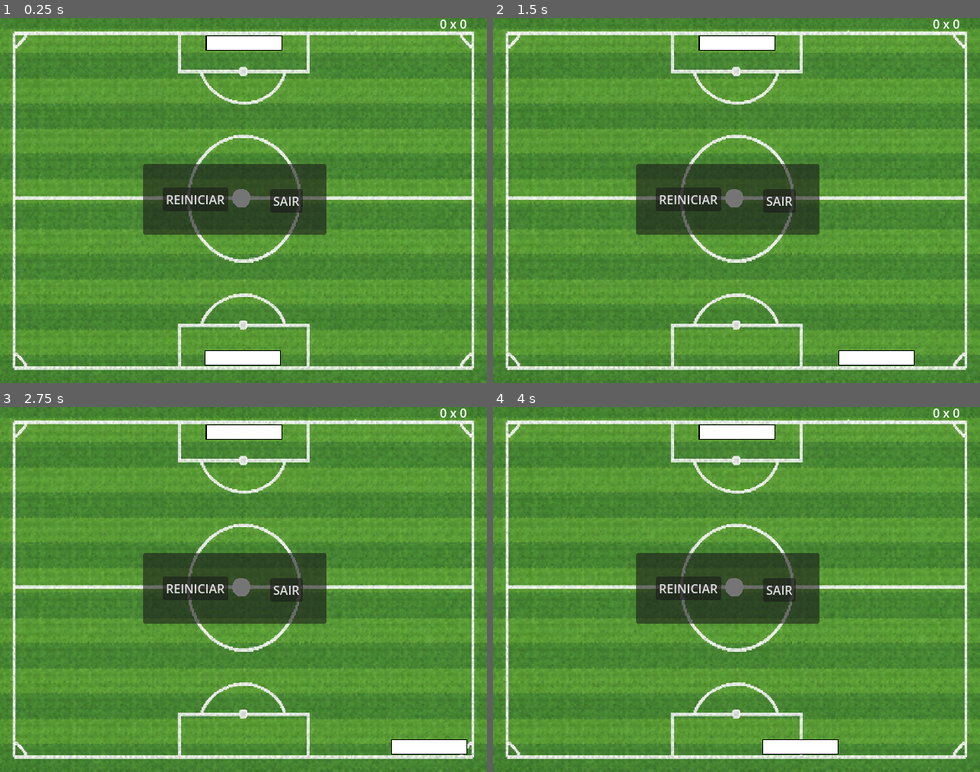
Above: before the commit, frames 1-4 (two rows, left to right).
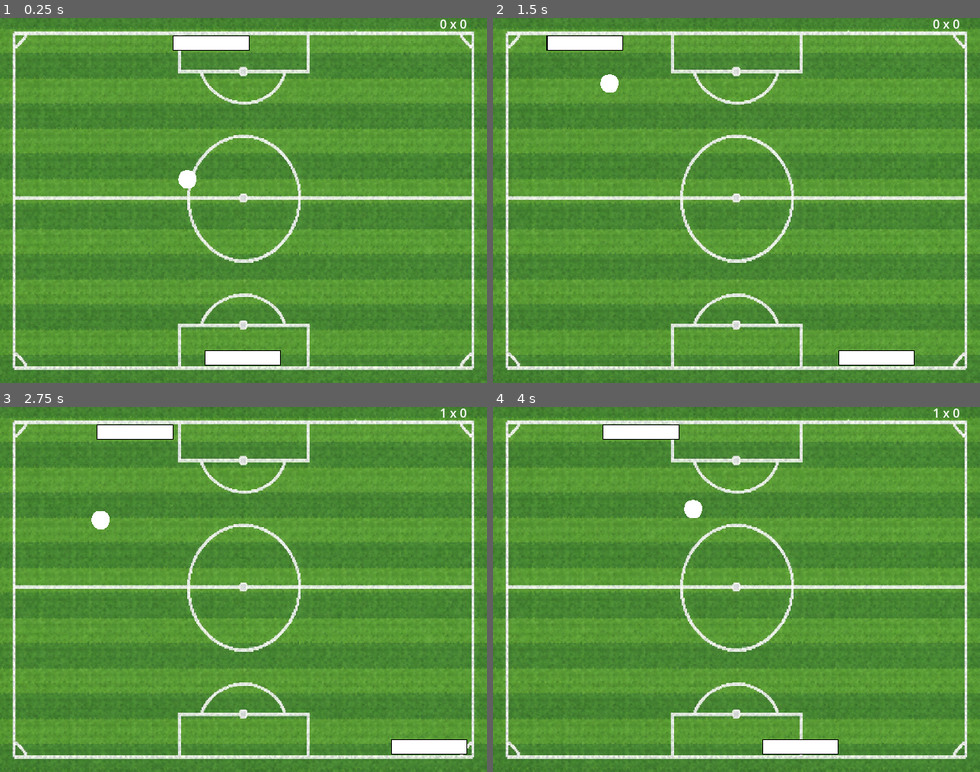
Above: after the commit, the same moments.

Repository: fabiolrodriguez/pong
Game: Godot game, scene res://pong.tscn
Two runs of this game, one before a commit and one after it. Both use one fixed random seed, a clock stepped at 60 frames per second and the inputs below.
Inputs:
- Up to frame 1 (0.25 s): no input
- Up to frame 2 (1.5 s): hold Right (ui_right) 0.53-1.28 s; hold Left (ui_left) from 1.28 s (still down)
- Up to frame 3 (2.75 s): release Left (ui_left) at 2.03 s; hold Right (ui_right) from 2.03 s (still down)
- Up to frame 4 (4 s): release Right (ui_right) at 3.53 s; hold Left (ui_left) from 3.53 s (still down)

The runs differ from the first frame. In frame 1, 7.8% of the frame differs, in the area x 29-68%, y 4-60%; in frame 2, 8.7%; in frame 3, 8.8%, in the area x 18-92%, y 0-60%; in frame 4, 8.8%.
Error before the commit: Parse Error: Function "atualizar_placar" has the same name as a previously declared function. (res://ball_2d.gd:49)

Commit message:
some updates

Diff:
--- a/ball_2d.gd
+++ b/ball_2d.gd
@@ -20,31 +20,8 @@
 func _ready():
 	velocity = Vector2(1,1).normalized() * speed
 	start_position = global_position
+	victory_panel.visible = false
 	reset_ball()
-
-func atualizar_placar():
-	placar.text = "%s x %s" % [gols_player, gols_enemy]
-
-func reset_ball():
-	# volta para a posição inicial
-	global_position = start_position
-
-	# define nova direção
-	velocity = Vector2(1,1).normalized() * speed
-
-func checar_vitoria():
-
-	if gols_player >= 5:
-		winner.text = "VOCÊ VENCEU"
-		get_tree().paused = true
-
-	if gols_enemy >= 5:
-		winner.text = "ADVERSÁRIO VENCEU"
-		get_tree().paused = true
-	randomize()
-	start_position = global_position
-	reset_ball()
-	victory_panel.visible = false
 
 func atualizar_placar():
 	placar.text = "%s x %s" % [gols_player, gols_enemy]
--- a/pong.tscn
+++ b/pong.tscn
@@ -93,11 +93,6 @@
 collision_layer = 4
 collision_mask = 7
 script = ExtResource("3_eipaa")
-speed = null
-posicao = null
-speed_increment = null
-max_speed = null
-min_vertical_ratio = null
 
 [node name="colisor" type="CollisionShape2D" parent="ball2D" unique_id=2145450171]
 light_mask = 8
